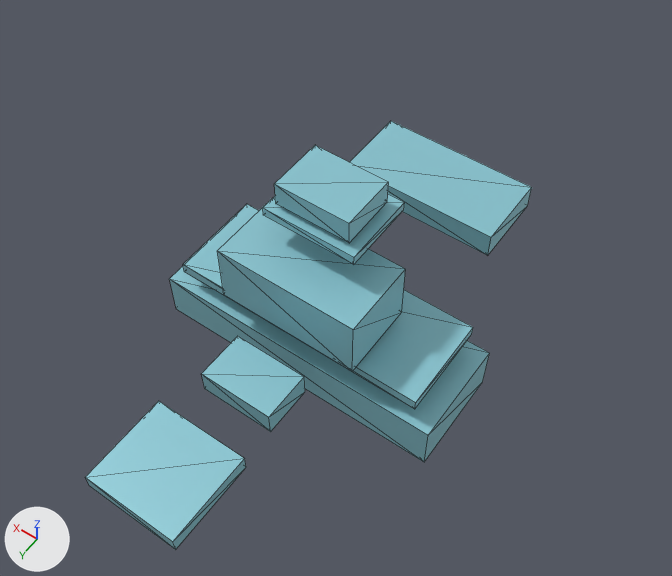
Before and after pictures for a commit that changed the glTF model fixtures/spatial-models/hatteras-63-motor-yacht.glb.
Camera for both pictures: a 50 mm camera at (-5.06, 6.78, 12.08) aimed at (-0.51, 0.42, 2.08). Lighting does not change. The marker at lower left points along +X, +Y and +Z. The older version comes first. Mesh edges are drawn as thin lines.

The first picture shows 'HatterasBow', 'HatterasCockpit', 'HatterasEngineRoom', 'HatterasFlybridge', 'HatterasFlybridgeDeck', 'HatterasHull', 'HatterasMainDeck', 'HatterasSalon'.
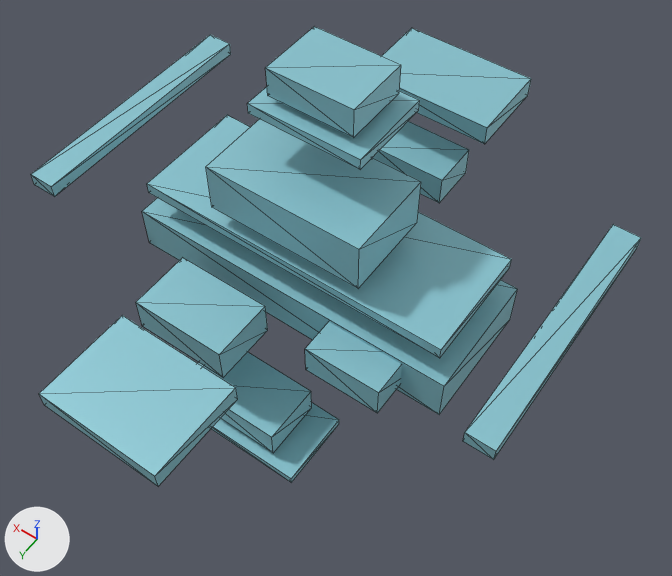
Commit message: feat: converge Hatteras spatial hierarchy

Changed parts and their boxes [x1, y1, x2, y2] in the pictures (672 x 576 px):
'HatterasSalon', moved, rescaled (14% wider): before [217, 202, 406, 371]; after [206, 119, 421, 289]
'HatterasHull', moved, rescaled (17% wider, 11% taller): before [169, 266, 489, 462]; after [142, 198, 518, 415]
'HatterasCockpit', moved, rescaled (23% wider, 15% taller): before [85, 401, 246, 550]; after [39, 315, 237, 486]
'HatterasMainDeck', moved, rescaled (26% wider, 18% taller): before [183, 204, 473, 409]; after [147, 115, 512, 358]
'HatterasBow', moved, rescaled: before [350, 121, 532, 255]; after [382, 28, 531, 144]
'HatterasFlybridge', moved, rescaled (18% wider, 14% taller): before [274, 145, 389, 243]; after [265, 26, 401, 138]
'HatterasPortWalkDeck', added (cyan): after [463, 224, 641, 460]
'HatterasMasterStateroom', added (cyan): after [136, 258, 268, 378]
'HatterasFlybridgeDeck', moved, rescaled (22% wider, 17% taller): before [263, 194, 405, 264]; after [247, 87, 420, 169]
'HatterasEngineRoom', moved, rescaled: before [202, 336, 305, 432]; after [203, 352, 312, 453]
'HatterasStarboardWalkDeck', added (cyan): after [31, 35, 231, 197]
'HatterasGuestStateroom', added (cyan): after [305, 322, 402, 413]
'HatterasVipStateroom', added (cyan): after [372, 121, 469, 203]
'HatterasMachineryDeck', added (cyan): after [198, 362, 339, 483]

What changed in the scene script:
```text
Change ob_hatterashull:
    ob_hatterashull.location: (0.0, 0.0, 0.2) -> (0.0, 0.0, 1.8)
    ob_hatterashull.scale: (4.8, 1.7, 0.8) -> (5.1, 1.9, 0.7)
Change ob_hatterasmaindeck:
    ob_hatterasmaindeck.location: (0.0, 0.0, 1.0) -> (0.0, 0.0, 2.65)
    ob_hatterasmaindeck.scale: (4.2, 1.55, 0.18) -> (4.8, 1.75, 0.18)
Change ob_hatterasflybridgedeck:
    ob_hatterasflybridgedeck.location: (0.0, -0.25, 2.75) -> (0.0, -0.25, 4.55)
    ob_hatterasflybridgedeck.scale: (1.5, 1.2, 0.15) -> (1.65, 1.25, 0.16)
Change ob_hatterasbow:
    ob_hatterasbow.location: (0.0, -3.25, 0.7) -> (0.0, -3.15, 2.95)
    ob_hatterasbow.scale: (2.8, 1.35, 0.45) -> (2.1, 1.3, 0.32)
Change ob_hatterassalon:
    ob_hatterassalon.location: (0.0, 0.3, 1.7) -> (0.0, 0.2, 3.4)
    ob_hatterassalon.scale: (2.3, 1.25, 1.0) -> (2.35, 1.35, 0.75)
Change ob_hatterasflybridge:
    ob_hatterasflybridge.location: (0.0, -0.2, 3.1) -> (0.0, -0.25, 4.95)
    ob_hatterasflybridge.scale: (1.2, 0.9, 0.38) -> (1.25, 0.95, 0.42)
Change ob_hatterasengineroom:
    ob_hatterasengineroom.location: (0.0, 1.7, 0.85) -> (0.0, 1.8, 0.65)
    ob_hatterasengineroom.scale: (1.2, 0.8, 0.4) -> (1.5, 0.9, 0.45)
Change ob_hatterascockpit:
    ob_hatterascockpit.location: (0.0, 3.5, 1.0) -> (0.0, 3.55, 2.95)
    ob_hatterascockpit.scale: (1.5, 1.4, 0.25) -> (1.75, 1.35, 0.25)
Add ob_hatterasstarboardwalkdeck:
    ob_hatterasstarboardwalkdeck = bpy.data.objects.new('HatterasStarboardWalkDeck', me_mesh_0)
    ob_hatterasstarboardwalkdeck.location = (3.45, -0.1, 2.85)
    ob_hatterasstarboardwalkdeck.scale = (0.4, 3.8, 0.2)
Add ob_hatterasportwalkdeck:
    ob_hatterasportwalkdeck = bpy.data.objects.new('HatterasPortWalkDeck', me_mesh_0)
    ob_hatterasportwalkdeck.location = (-3.45, -0.1, 2.85)
    ob_hatterasportwalkdeck.scale = (0.4, 3.8, 0.2)
Add ob_hatterasmasterstateroom:
    ob_hatterasmasterstateroom = bpy.data.objects.new('HatterasMasterStateroom', me_mesh_0)
    ob_hatterasmasterstateroom.location = (0.75, 1.75, 1.9)
    ob_hatterasmasterstateroom.scale = (1.45, 0.95, 0.55)
Add ob_hatterasgueststateroom:
    ob_hatterasgueststateroom = bpy.data.objects.new('HatterasGuestStateroom', me_mesh_0)
    ob_hatterasgueststateroom.location = (-1.35, 1.1, 1.85)
    ob_hatterasgueststateroom.scale = (1.15, 0.75, 0.5)
Add ob_hatterasvipstateroom:
    ob_hatterasvipstateroom = bpy.data.objects.new('HatterasVipStateroom', me_mesh_0)
    ob_hatterasvipstateroom.location = (0.0, -2.55, 1.85)
    ob_hatterasvipstateroom.scale = (1.25, 0.8, 0.5)
Add ob_hatterasmachinerydeck:
    ob_hatterasmachinerydeck = bpy.data.objects.new('HatterasMachineryDeck', me_mesh_0)
    ob_hatterasmachinerydeck.location = (0.0, 1.8, 0.25)
    ob_hatterasmachinerydeck.scale = (2.3, 1.15, 0.12)
```
